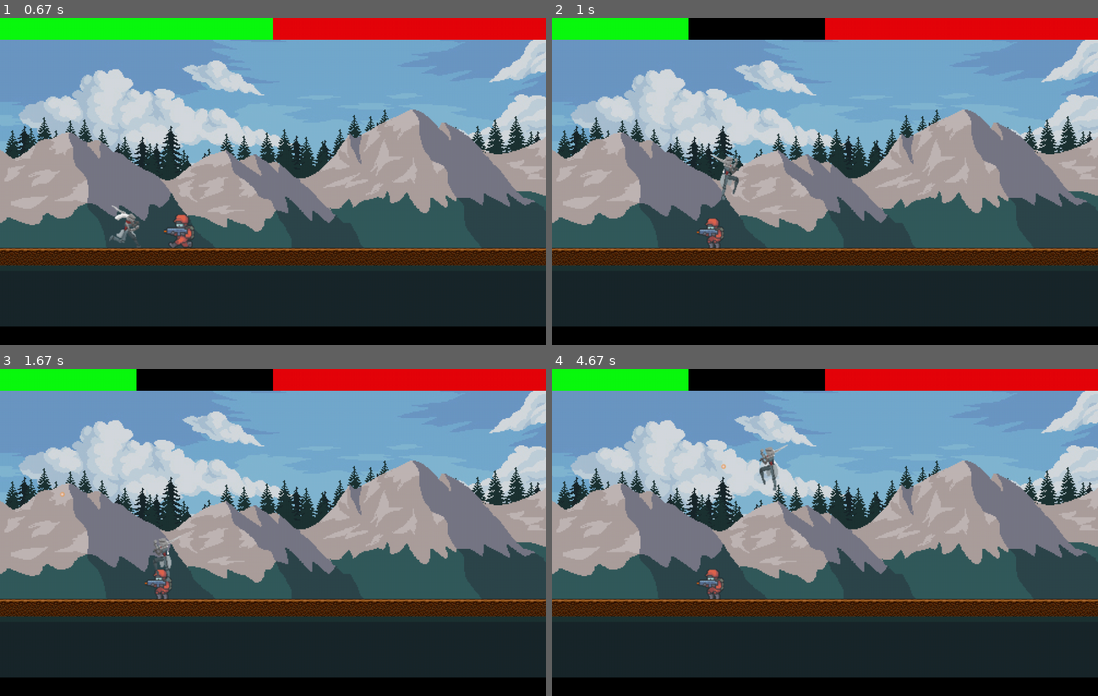
Above: before the commit, frames 1-4 (two rows, left to right).
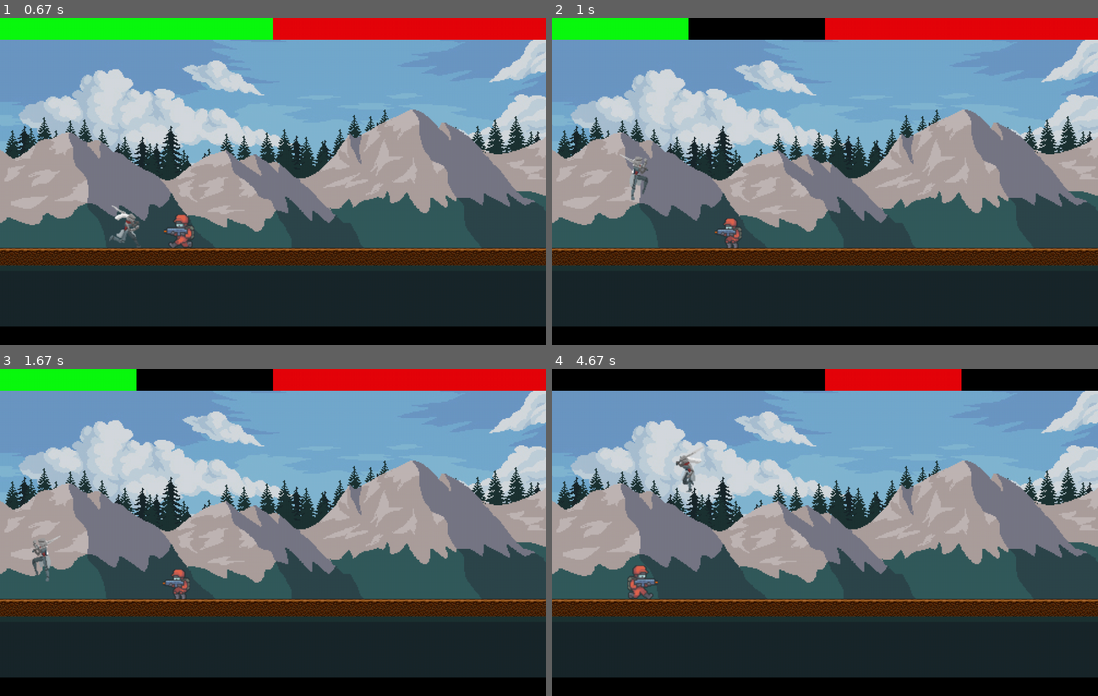
Above: after the commit, the same moments.

Repository: dmboandr/pygame-fighting
Game: pygame game, started from main.py
Two runs of this game, one before a commit and one after it. Both use one fixed random seed, a clock stepped at 60 frames per second and the inputs below.
Inputs:
- Up to frame 1 (0.67 s): hold D from 0.33 s (still down)
- Up to frame 2 (1 s): release D at 0.8 s; hold D from 0.83 s (still down); tap Space at 0.9 s; tap F at 0.98 s
- Up to frame 3 (1.67 s): tap Space at 1.2, 1.4 s; release D at 1.3 s; hold A from 1.33 s (still down); tap E at 1.48 s
- Up to frame 4 (4.67 s): tap Space at 1.7, 1.97, 2.27, 2.4, 2.7, 3.07, 3.37, 3.57, 3.87, 4.07, 4.37, 4.57 s; release A at 1.87 s; hold A 1.9-2.3 s; hold D 2.33-2.97 s; tap F at 2.48, 4.15 s; hold A 3-3.47 s; tap E at 3.15, 4.65 s; hold D 3.5-3.97 s; hold D 4-4.47 s; hold A from 4.5 s (still down)

Frame 1 is identical in both runs. In frame 2, 0.9% of the frame differs, in the area x 12-35%, y 41-71%; in frame 3, 0.8%; in frame 4, 4.4%, in the area x 0-100%, y 0-71%.

Commit message:
knockback

Diff:
--- a/main.py
+++ b/main.py
@@ -61,7 +61,12 @@
 
         self.attack_speed = 60  # сколько длится состояние атаки в фреймах
         self.attack_time = self.attack_speed  # сколько мы находимся в состоянии атаки
-
+        # для отталкивания
+        self.knockback = False
+        self.knockback_direction = 1
+        self.knockback_speed = 0
+        self.knockback_duration = 0
+        self.knockback_cooldown = 0
 
         # стрельба
         self.is_shooting = False
@@ -107,6 +112,21 @@
         dx = 0
         dy = 0
 
+        # Обработка отталкивания
+        if self.knockback:
+            if self.knockback_duration > 0:
+                dx += self.knockback_speed * self.knockback_direction
+                self.knockback_duration -= 1
+                # Постепенное замедление отталкивания
+                self.knockback_speed *= 0.9
+            else:
+                self.knockback = False
+                self.knockback_speed = 0
+
+        # Снижение кулдауна отталкивания
+        if self.knockback_cooldown > 0:
+            self.knockback_cooldown -= 1
+
         if self.jump_velocity > 10:
             self.jump_velocity = 10
 
@@ -125,28 +145,37 @@
             dy = 422 - self.rect.bottom
             self.in_air = False
 
-        # движение игрока
-        if self.moving_left and self.action != 4:
-            dx -= self.speed
-            self.flip = True
-            self.direction = -1
-            self.update_action(new_action=1)
-        elif self.moving_right and self.action != 4:
-            dx += self.speed
-            self.flip = False
-            self.direction = 1
-            self.update_action(new_action=1)
+        # Движение игрока (если нет отталкивания или оно закончилось)
+        if not self.knockback:
+            if self.moving_left and self.action != 4:
+                dx -= self.speed
+                self.flip = True
+                self.direction = -1
+                self.update_action(new_action=1)
+            elif self.moving_right and self.action != 4:
+                dx += self.speed
+                self.flip = False
+                self.direction = 1
+                self.update_action(new_action=1)
 
         # проверка на выход игрока за края экрана
-        if ((self.rect.right >= screen.get_width() and self.moving_right) or
-                (self.rect.left <= 0 and self.moving_left)):
+        if ((self.rect.right >= screen.get_width() and dx > 0) or
+                (self.rect.left <= 0 and dx < 0)):
             dx = 0  # опять сбрасываем наше изменение по x на 0
+            # Если ударились о стену во время отталкивания - останавливаем его
+            if self.knockback:
+                self.knockback = False
+                self.knockback_duration = 0
 
         #  применение изменений в координатах игрока
         self.rect.x += dx
         self.rect.y += dy
 
     def ai(self, target):
+        # Не двигаться во время отталкивания
+        if self.knockback:
+            return
+
         # движение бота
         if abs(self.rect.x - target.rect.x) < 40:
             self.attack(target)
@@ -161,6 +190,14 @@
         self.ai_moving_timer -= 1
         # 1   0
 
+    def apply_knockback(self, direction, force=10, duration=15):
+        """Применяет отталкивание к персонажу"""
+        if not self.knockback and self.knockback_cooldown == 0:
+            self.knockback = True
+            self.knockback_direction = direction
+            self.knockback_speed = force
+            self.knockback_duration = duration
+            self.knockback_cooldown = 30  # Защита от частых отталкиваний
 
     def crop_transparent(self, image):
         """Обрезает прозрачные края у изображения"""
@@ -191,6 +228,11 @@
             if self.attack_hitbox.colliderect(target.rect):
                 target.health -= 50
 
+                knockback_direction = 1 if self.rect.x < target.rect.x else -1
+                target.apply_knockback(knockback_direction, force=15, duration=20)
+                # Также отталкиваем атакующего (реакция от удара)
+                self.apply_knockback(-knockback_direction, force=5, duration=10)
+
 
     def update_animation(self):
         self.animation_cooldown += 1
@@ -216,7 +258,8 @@
 
     def update(self):
         if self.alive:
-
+            if self.knockback:
+                self.update_action(new_action=2)  # Jump анимация для эффекта отбрасывания
             #screen.blit(self.surf, self.attack_hitbox)
 
             if self.health <= 0:
